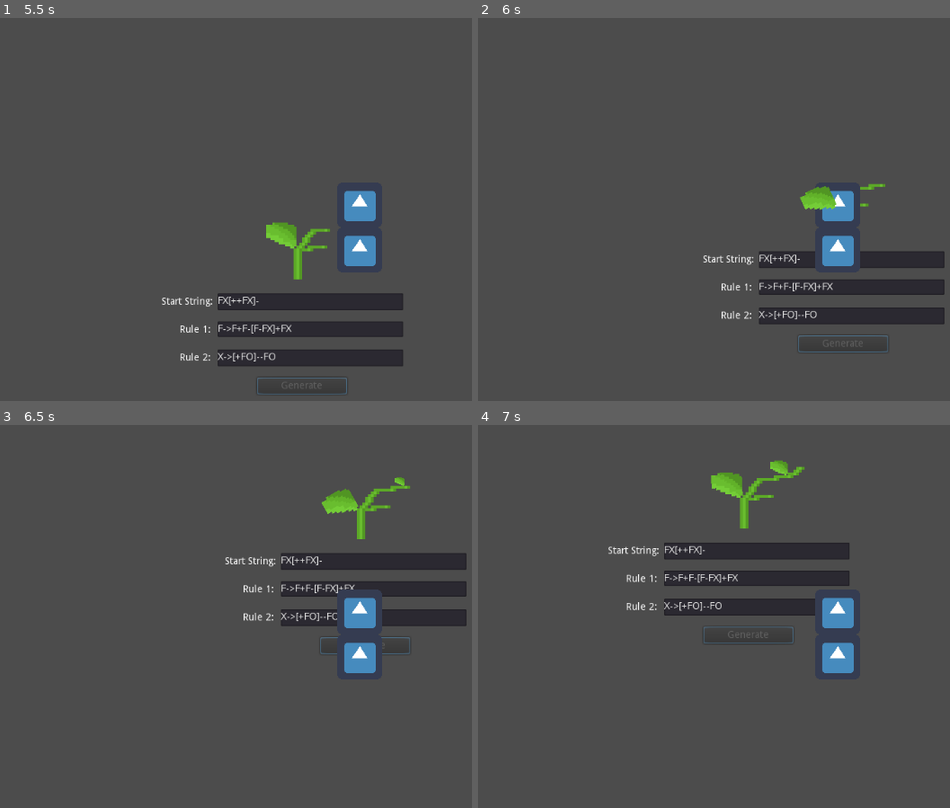
Above: before the commit, frames 1-4 (two rows, left to right).
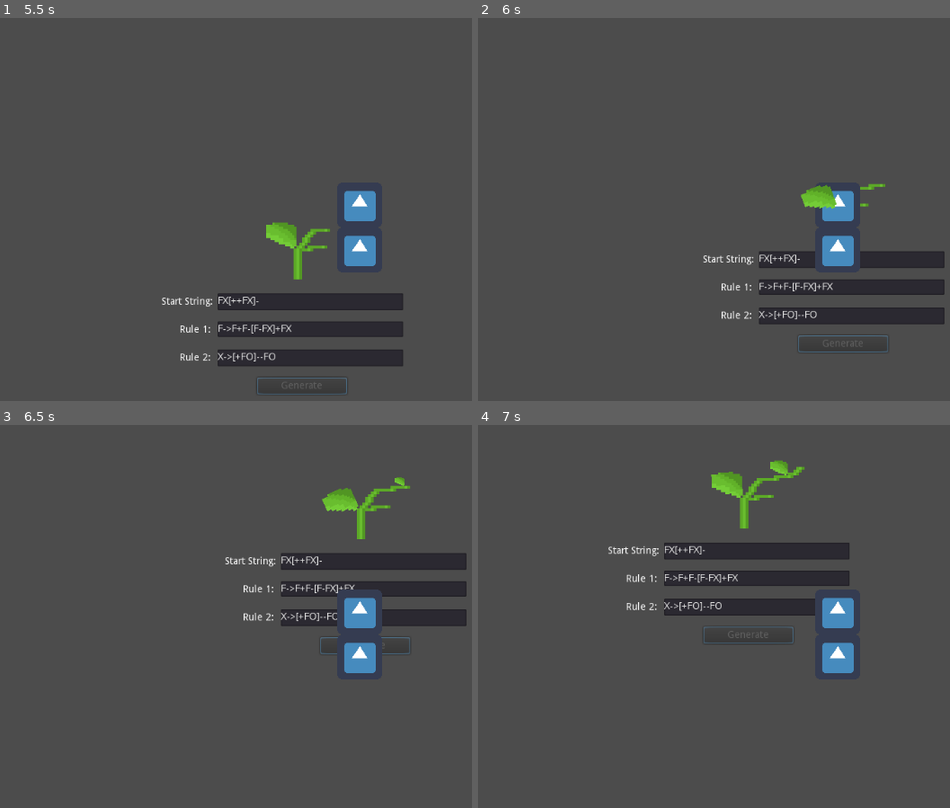
Above: after the commit, the same moments.

Repository: Maxime-Drelon/procedural-pumpkin
Game: Godot game, scene res://Main.tscn
The game is run twice, just before and just after one commit, with the same random seed, the same clock (stepped at 60 frames per second) and the same inputs. The engine's default icon, where the game draws it, is replaced by a stand-in: a white triangle on a blue panel in a dark square.
Inputs:
- Up to frame 1 (5.5 s): click "Generate" at 0.5 s; tap Enter at 1.25 s; hold D (move_right) 1.28-2.03 s; hold S (move_down) 2.03-2.78 s; hold D (move_right) 2.78-3.53 s; hold Z (move_up) 3.53-4.28 s; hold Q (move_left) from 4.28 s (still down)
- Up to frame 2 (6 s): release Q (move_left) at 5.78 s; hold S (move_down) from 5.78 s (still down)
- Up to frame 3 (6.5 s): keep holding S (move_down)
- Up to frame 4 (7 s): release S (move_down) at 6.53 s; hold D (move_right) from 6.53 s (still down)

Frame 1 is identical in both runs. In frame 2, less than 0.1% of the frame differs, in the area x 68-76%, y 43-51%; in frame 3, 0.1%, in the area x 68-76%, y 16-24%; in frame 4, less than 0.1%.

Commit message:
[PUMPKIN-LEAF] - Fixed bouncing on player

Diff:
--- a/PumkinLeaf.gd
+++ b/PumkinLeaf.gd
@@ -6,7 +6,7 @@
 export var maxSize : float
 export var inverted : bool = false
 
-export var tiltAngle : int = -30
+export var tiltAngle : int = -25
 export var tiltStep : float = 0.1
 
 export var bumped : bool = false
@@ -25,7 +25,7 @@
 	if abs(rotation_degrees) - 1 <= 0.0:
 		reachedMaxAngle = false
 
-	if bumped and !reachedMaxAngle or !reachedMaxAngle and abs(rotation_degrees) - 1 >= 0.0:
+	if bumped and !reachedMaxAngle or !reachedMaxAngle and abs(rotation_degrees) - 1 >= 0.0 and !bumped:
 		rotation_degrees = lerp(rotation_degrees, tiltAngle, tiltStep)
 
 	if !bumped and reachedMaxAngle:
@@ -52,7 +52,6 @@
 func _on_PumpkinLeaf_body_entered(_body):
 	if bumped == false:
 		bumped = true
-		reachedMaxAngle = false
 
 func _on_PumpkinLeaf_body_exited(_body):
 	bumped = false
